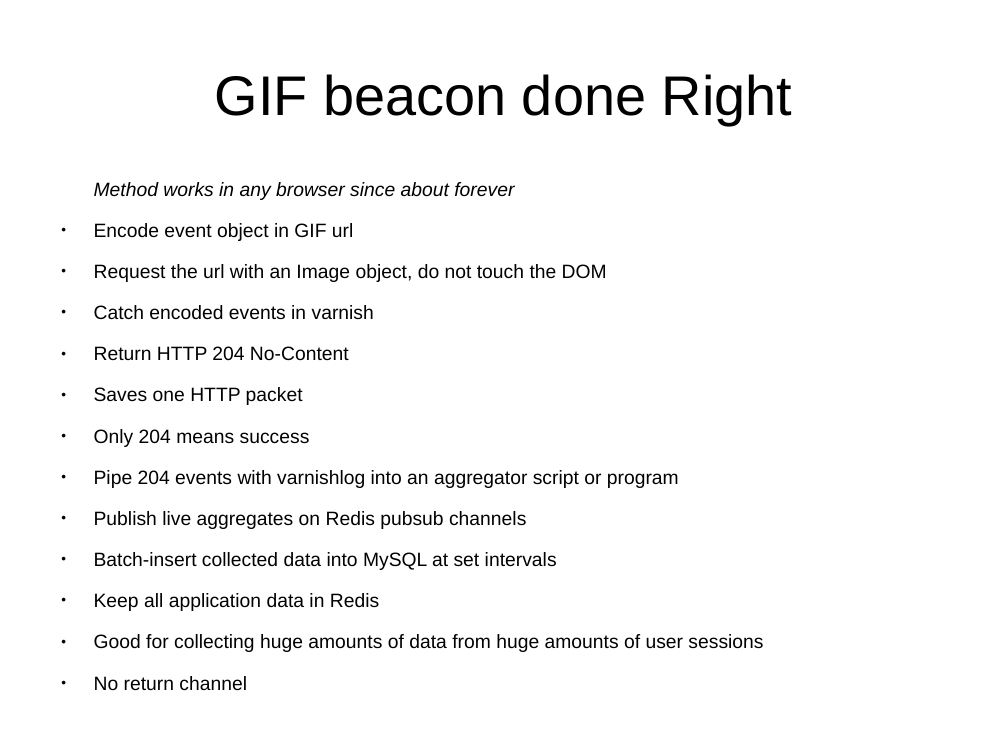
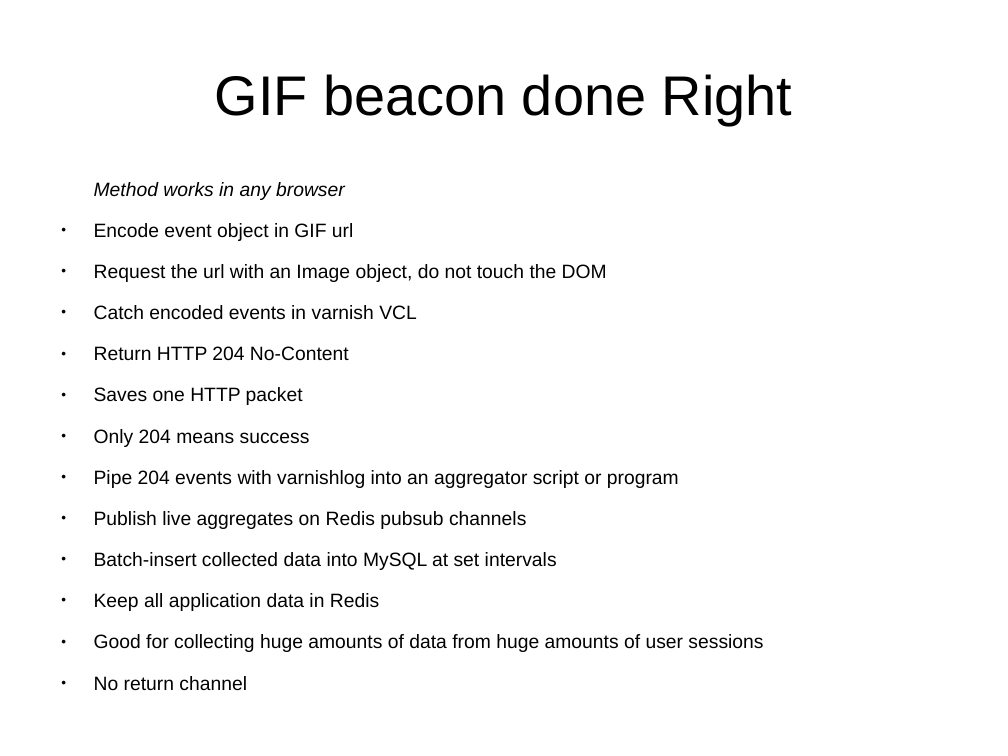
Before and after one commit to fillefrans/pi, a slide deck: slide 11 of doc/pi-presentation-sep-2013.odp. Drawn at 1008x756 pixels with LibreOffice and Linux fonts; fonts in the diff are those of the drawing. Boxes give left, top, right and bottom in pixels: in the first picture for what was removed or moved away, otherwise in the second. Text is boxed around its words. In the diff, an @@ line names an element or a change of style, - is before the commit and + after.

```diff
--- a/doc/pi-presentation-sep-2013.odp
+++ b/doc/pi-presentation-sep-2013.odp
@@ text at [94,182,345,200]: text changed @@
-Method works in any browser since about forever
+Method works in any browser
@@ text at [94,305,417,320]: text changed @@
-● Catch encoded events in varnish
+● Catch encoded events in varnish VCL
```
Also in this commit, not shown: 5 other slides changed, 1 slide removed, 11 other files.
